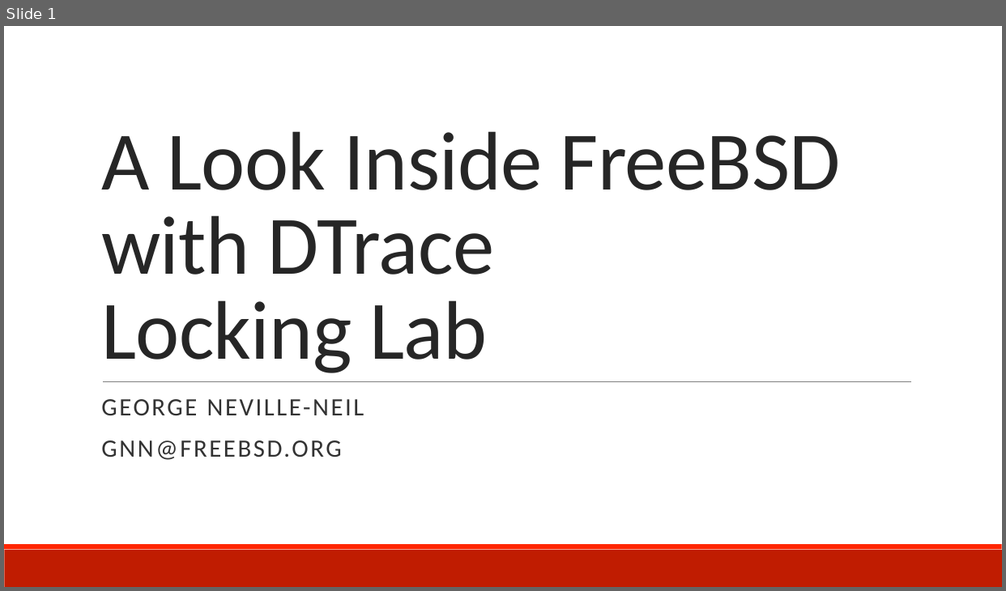
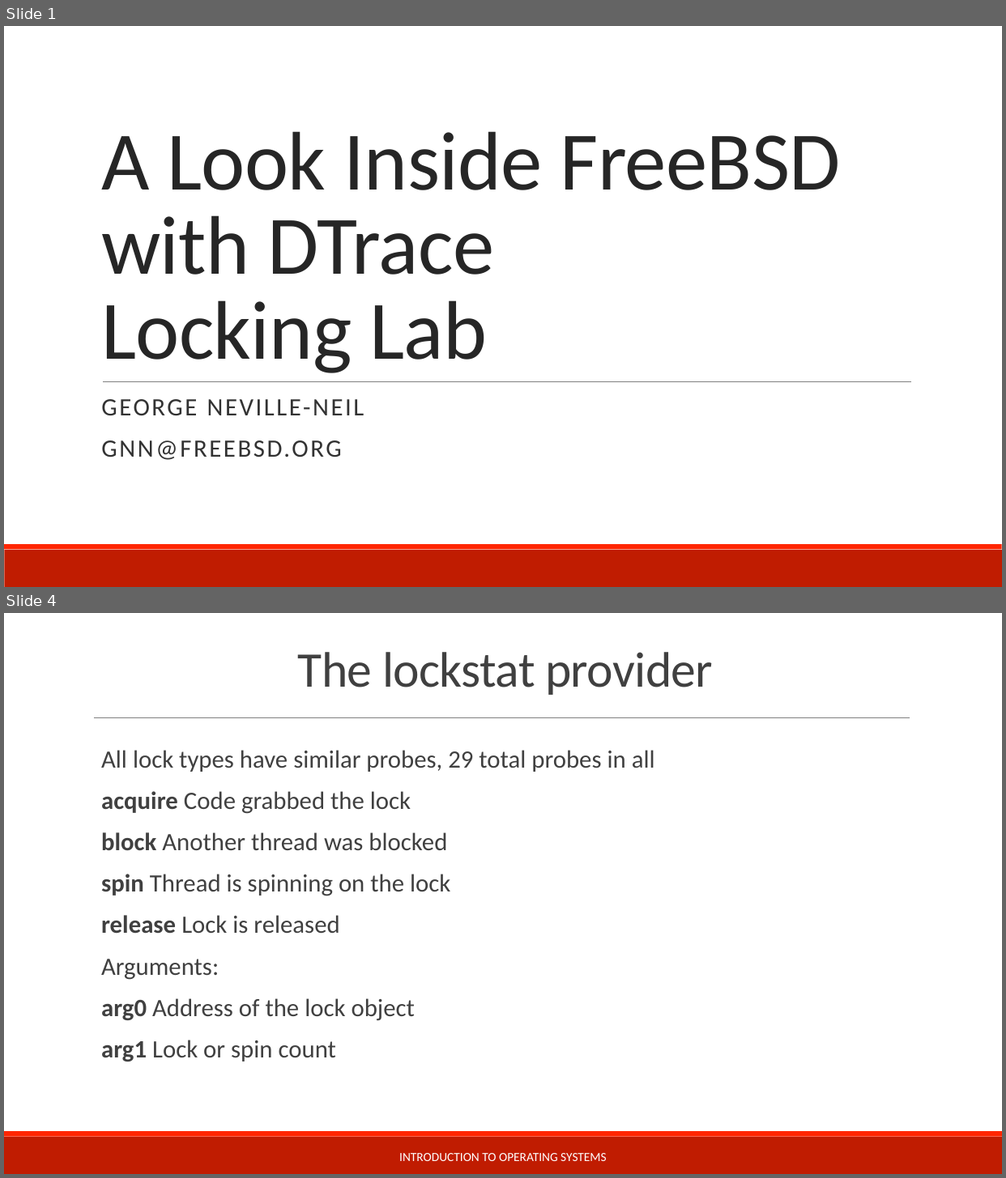
Before and after one commit to teachbsd/course, a slide deck: undergraduate/labs/locking.pptx. Shown one above the other, each under a label of ours: slide 1 before the commit, slides 1 and 4 after it; the slides between them are not shown. The pictures are 1006x591 and 1006x1178 pixels, drawn with LibreOffice and Linux fonts; fonts in the diff are those of the drawing; background and template pictures are left out. Boxes give left, top, right and bottom in pixels: in the first picture for what was removed or moved away, otherwise in the second. Text is boxed around its words. In the diff, an @@ line names an element or a change of style, - is before the commit and + after.

```diff
--- a/undergraduate/labs/locking.pptx
+++ b/undergraduate/labs/locking.pptx
@@ slide 4 added at [4,613,1002,1174], background #FFFFFF; not listed: 2 template elements that a slide beside it also shows @@
@@ title added at [298,652,713,695], 48 pt, text #404040 @@
+The lockstat provider
@@ line added from (94, 717) to (910, 717), #808080 0.5 pt @@
@@ text added at [101,750,655,1062], 24 pt, text #404040 @@
+  All lock types have similar probes, 29 total probes in all
+  acquire Code grabbed the lock
+  block Another thread was blocked
+  spin Thread is spinning on the lock
+  release Lock is released
+  Arguments:
+  arg0 Address of the lock object
+  arg1 Lock or spin count
@@ text added at [399,1153,606,1161], 12 pt, text #FFFFFF @@
+INTRODUCTION TO OPERATING SYSTEMS
```
Also in this commit, not shown: 1 slide changed, 2 other slides added, 4 other files.
